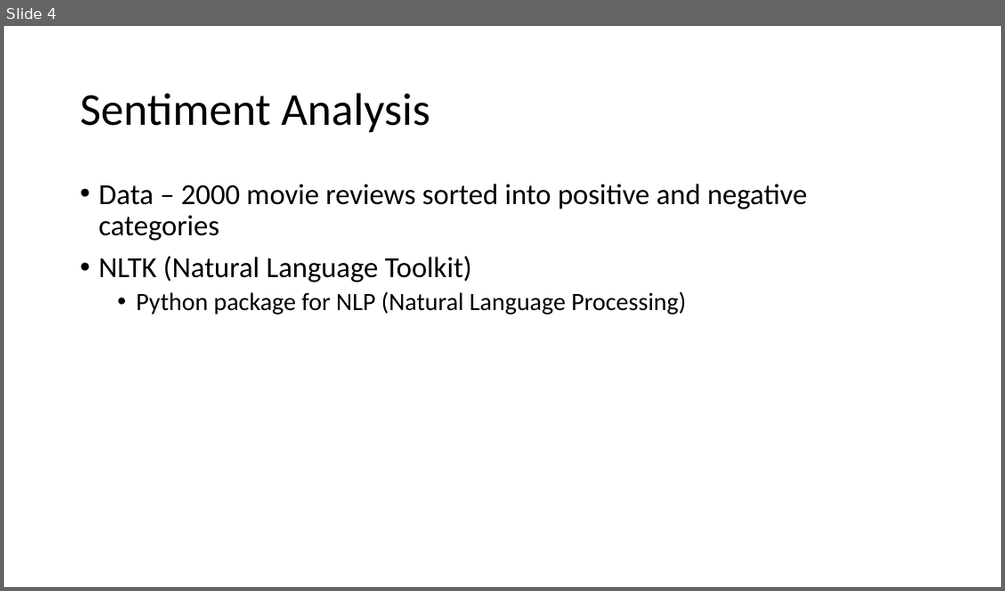
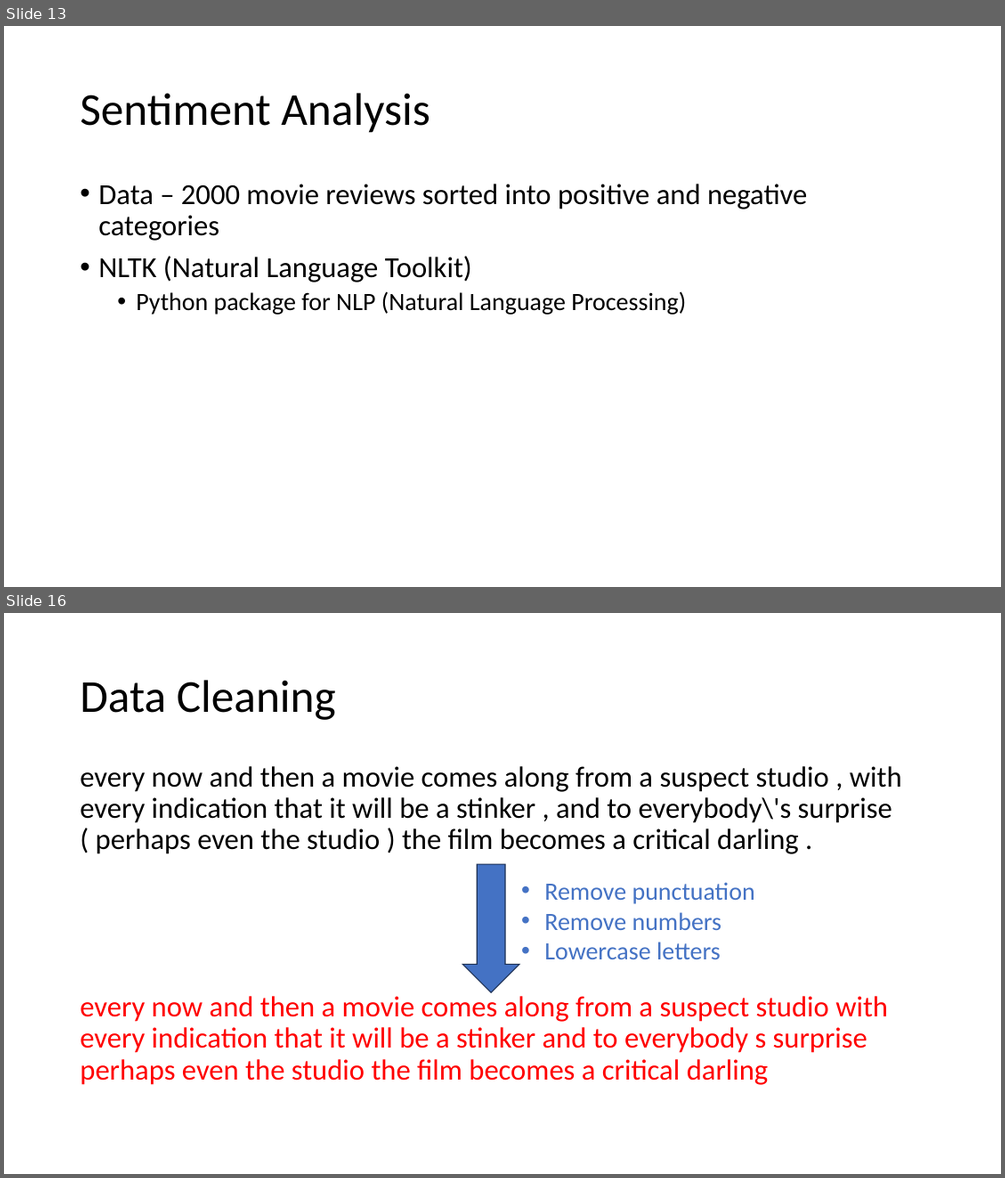
Before and after one commit to theresa-leehq/text-analysis-draft, a slide deck: Text Analysis in Python.pptx. Shown one above the other, each under a label of ours: slide 4 before the commit, slides 13 and 16 after it; the slides between them are not shown. The pictures are 1005x591 and 1005x1178 pixels, drawn with LibreOffice and Linux fonts; fonts in the diff are those of the drawing. Boxes give left, top, right and bottom in pixels: in the first picture for what was removed or moved away, otherwise in the second. Text is boxed around its words. In the diff, an @@ line names an element or a change of style, - is before the commit and + after.

Commit message:
Add files via upload
Removed topic modelling, updated Powerpoint slides, added more data.

```diff
--- a/Text Analysis in Python.pptx
+++ b/Text Analysis in Python.pptx
@@ slide 16 added at [4,613,1001,1174], background #FFFFFF @@
@@ title added at [80,680,336,720], 44 pt, text #000000 @@
+Data Cleaning
@@ text added at [80,766,902,1085], 28 pt, text #000000 @@
+every now and then a movie comes along from a suspect studio , with every indication that it will be a stinker , and to everybody\'s surprise ( perhaps even the studio ) the film becomes a critical darling .
+every now and then a movie comes along from a suspect studio with every indication that it will be a stinker and to everybody s surprise perhaps even the studio the film becomes a critical darling
@@ down arrow added at [462,864,519,993], fill #4472C4, outline #1E3256 1 pt @@
@@ text added at [544,882,755,959], 24 pt, text #4472C4 @@
+• Remove punctuation
+• Remove numbers
+• Lowercase letters
@@ what was slide 4 is now slide 13 @@
```
Also in this commit, not shown: 4 slides changed, 25 other slides added, 4 slides removed, 2 other files.
